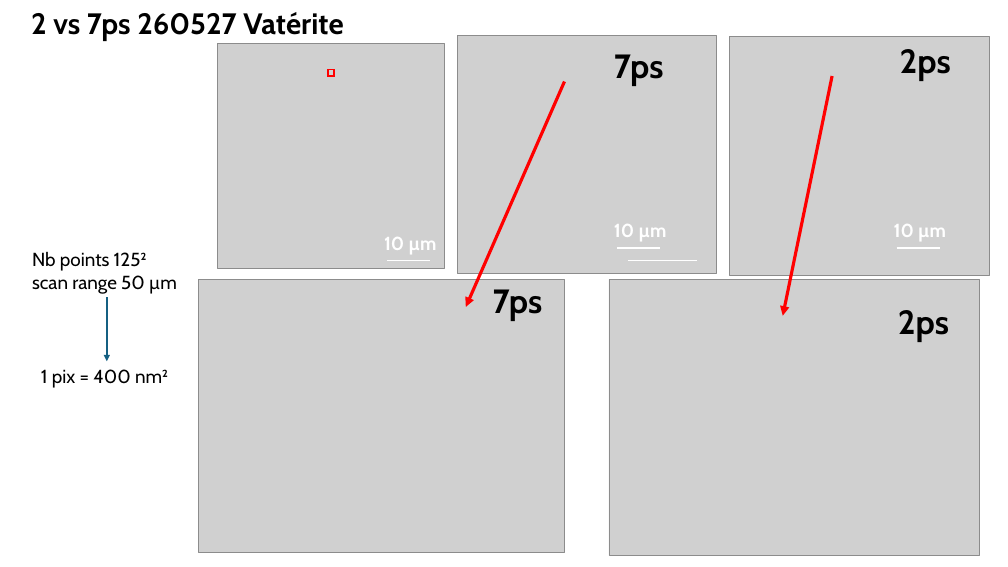
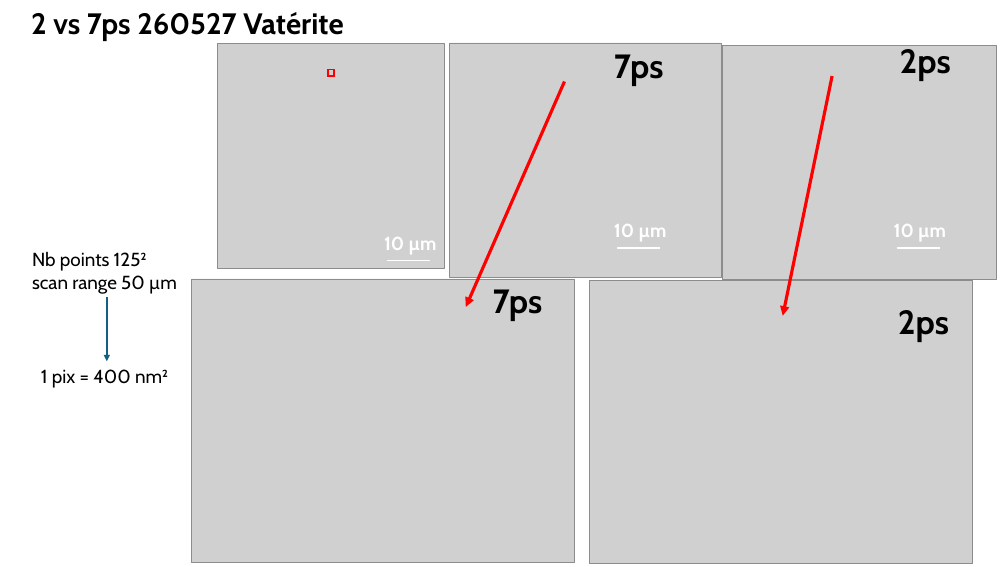
Before and after one commit to sachabuc/SRS_analysis, a slide deck: slide 15 of meetings/reu_151026_figures_papiers.pptx (slide 12 before the commit). Drawn at 1008x567 pixels with LibreOffice and Linux fonts; fonts in the diff are those of the drawing; grey boxes stand for pictures. Boxes give left, top, right and bottom in pixels: in the first picture for what was removed or moved away, otherwise in the second. Text is boxed around its words. In the diff, an @@ line names an element or a change of style, - is before the commit and + after.

```diff
--- a/meetings/reu_151026_figures_papiers.pptx
+++ b/meetings/reu_151026_figures_papiers.pptx
@@ picture: place and size @@
-picture at (457, 36, 716, 274)
+picture at (450, 43, 721, 278)
@@ picture: place and size @@
-picture at (730, 36, 989, 275)
+picture at (722, 45, 997, 280)
@@ line removed from (628, 261) to (697, 261) @@
@@ line removed from (630, 261) to (673, 261) @@
@@ picture added at (191, 279, 575, 563) @@
@@ picture: place and size @@
-picture at (609, 279, 979, 555)
+picture at (590, 281, 973, 564)
```
Also in this commit, not shown: 3 other slides changed, 3 slides added, 2 slides removed, 14 other files.
